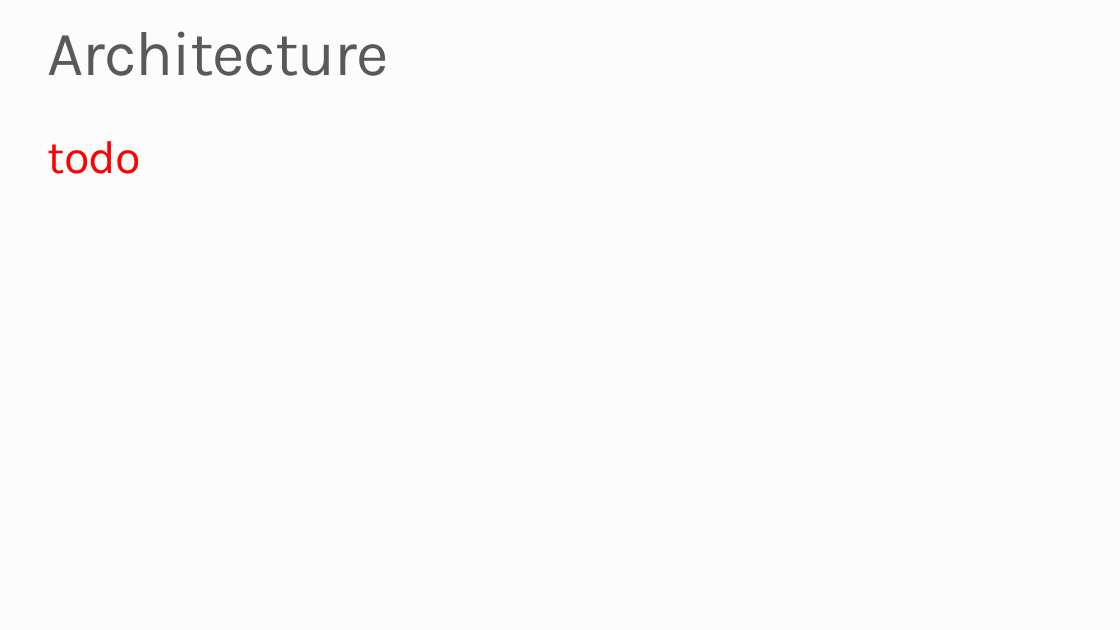
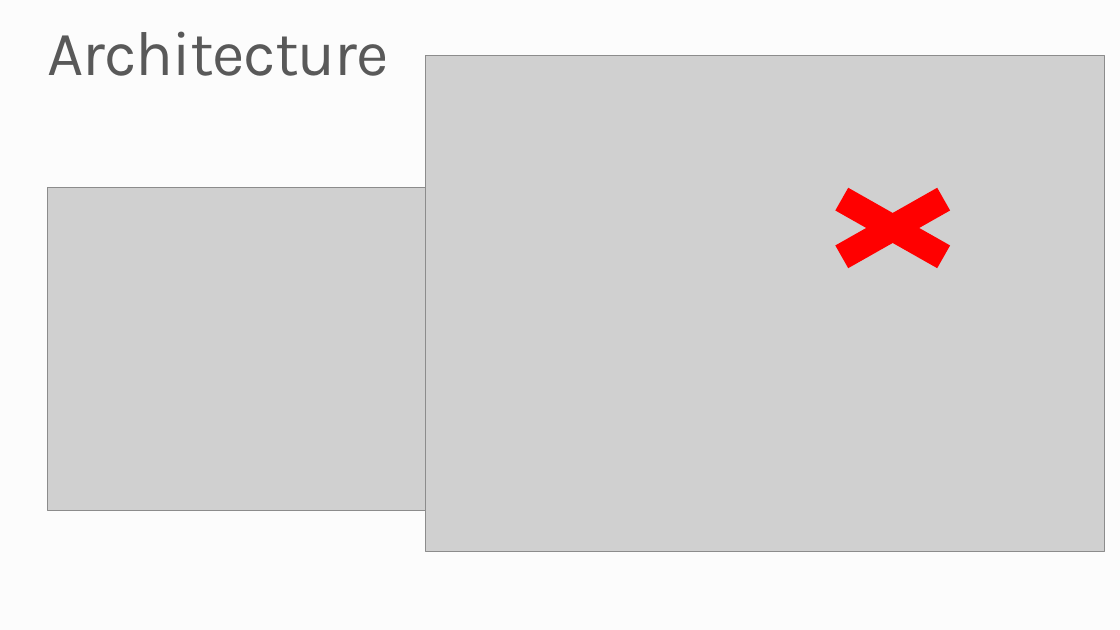
Before and after one commit to robdmoore/AzureWebAppsPresentation, a slide deck: slide 15 of Presentation.pptx. Drawn at 1120x630 pixels with LibreOffice and Linux fonts; fonts in the diff are those of the drawing; grey boxes stand for pictures; background and template pictures are left out. Boxes give left, top, right and bottom in pixels: in the first picture for what was removed or moved away, otherwise in the second. Text is boxed around its words. In the diff, an @@ line names an element or a change of style, - is before the commit and + after.

Commit message:
Completed the rest of the todo slides

```diff
--- a/Presentation.pptx
+++ b/Presentation.pptx
@@ picture added at (425,55,1105,551) @@
@@ text removed at (48,141,141,174) @@
-todo
@@ cross added at (795,172,991,283), fill #FF0000 @@
@@ picture added at (48,187,469,511) @@
```
Also in this commit, not shown: 8 other slides changed, 3 slides added, 2 slides removed.
